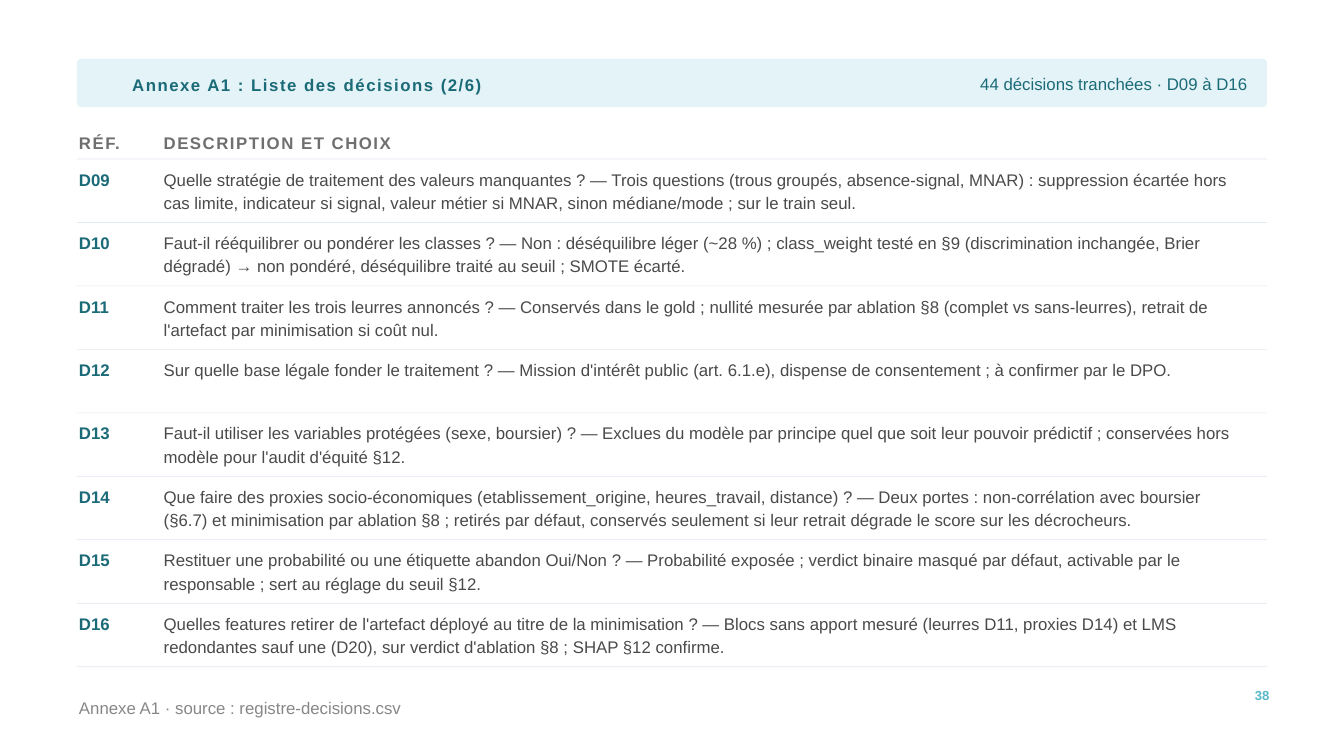
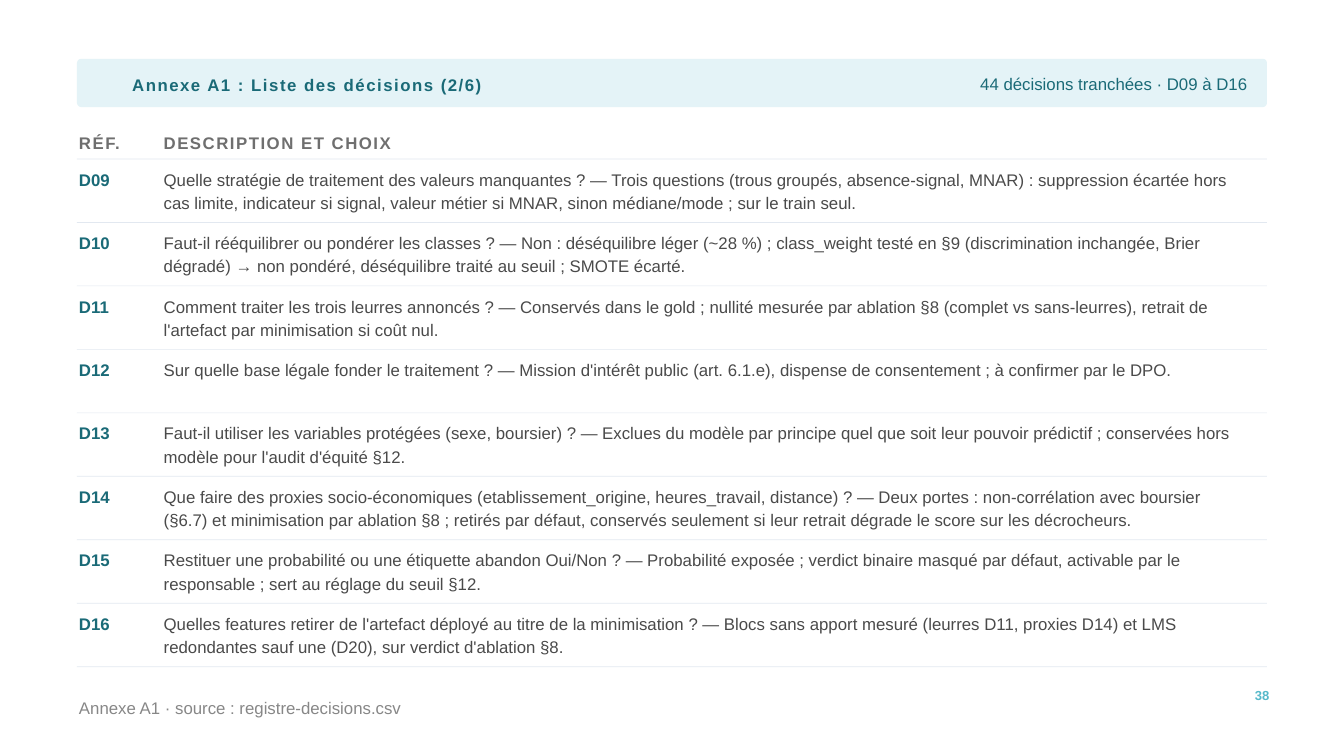
Before and after one commit to jalb-code/cisia-decrochage-etudiant, a slide deck: slide 38 of docs/JALB-Decrochage-l1.pptx. Drawn at 1344x756 pixels with LibreOffice and Linux fonts; fonts in the diff are those of the drawing. Boxes give left, top, right and bottom in pixels: in the first picture for what was removed or moved away, otherwise in the second. Text is boxed around its words. In the diff, an @@ line names an element or a change of style, - is before the commit and + after.

Commit message:
feat: outillage du livrable et extraction du moteur d'export Excel
- LISEZ-MOI.md + scripts/construire_livrable.py : assemblent dist/ et
  l'archive .zip, avec garde-fous (sorties présentes, ruff sans erreur)
- reporting.excel : moteur d'export §15.4 sorti du notebook et testé ;
  le notebook ne conserve que le jugement (table CONFIGS) et le pilotage
- notebook v1.0 : retrait des # type: ignore, nettoyage des derniers
  renvois « SHAP §12 confirme » du journal, lien registre en §15.2
- pyproject : active la règle de lint PLW2901

```diff
--- a/docs/JALB-Decrochage-l1.pptx
+++ b/docs/JALB-Decrochage-l1.pptx
@@ text at [164, 617, 1177, 657]: text changed @@
-Quelles features retirer de l'artefact déployé au titre de la minimisation ? — Blocs sans apport mesuré (leurres D11, proxies D14) et LMS redondantes sauf une (D20), sur verdict d'ablation §8 ; SHAP §12 confirme.
+Quelles features retirer de l'artefact déployé au titre de la minimisation ? — Blocs sans apport mesuré (leurres D11, proxies D14) et LMS redondantes sauf une (D20), sur verdict d'ablation §8.
```
Also in this commit, not shown: 8 other files.
